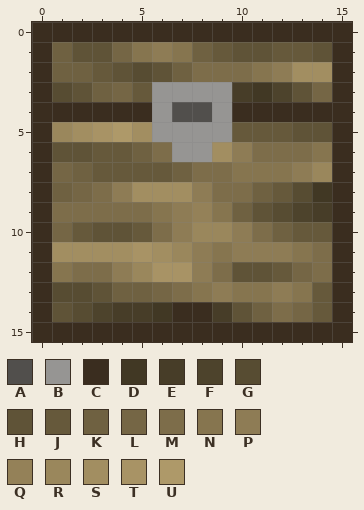
One commit to this pixel-art sprite: textures/myores_wood_front.png. This is how it looked before the edit.
The file is 16x16 pixels. Colours within 5 levels of each other are drawn and written as one.
Palette (. is transparent): A #514f4c  B #969593  C #3a2d1f  D #413824  E #473d28  F #4d432c  G #574c32  H #5f5337  J #66593b  K #6f6141  L #756645  M #7d6d4a  N #86754f  P #8e7c55  Q #948158  R #9a875c  S #a28e61  T #a89365  U #ae9969
Pixels before, first column x 0:
 0 CCCCCCCCCCCCCCCC
 1 CKHHLNPNKJHHJJHC
 2 CKKJHGHKMMMNPSSC
 3 CGHKLJBBBBEDFHLC
 4 CCCCCCBAABCCCCCC
 5 CRSTUSBBBBJJJHHC
 6 CHHJJKMBBSPMMMNC
 7 CLKJJJJKMMNNNPRC
 8 CKLMPSSSPMMKJGDC
 9 CMMMMMNPQNKHGFEC
10 CLJHHJMPRRPMKJJC
11 CSSSSTSRPNPPPNMC
12 CNMMPRTTPMHHJLMC
13 CGGHKKLMNPNNPNJC
14 CHGFEEDCCEHKMLJC
15 CCCCCCCCCCCCCCCC
Once edited:
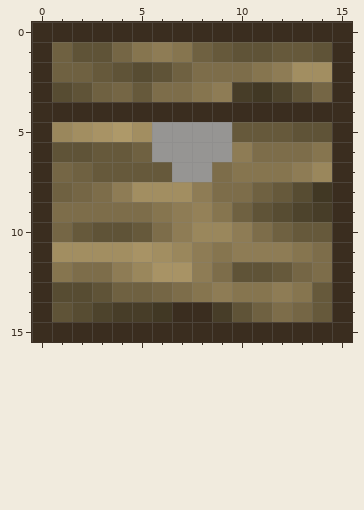
Edits made:
Changed rows in their new state; - is an unchanged pixel.
first column x 6:
 3 MMNP
 4 CCCC
 6 B--B
 7 -BB-
Where, in picture pixels (left, top, right, bottom), the same in both pictures:
changed: (152, 82, 232, 182)
